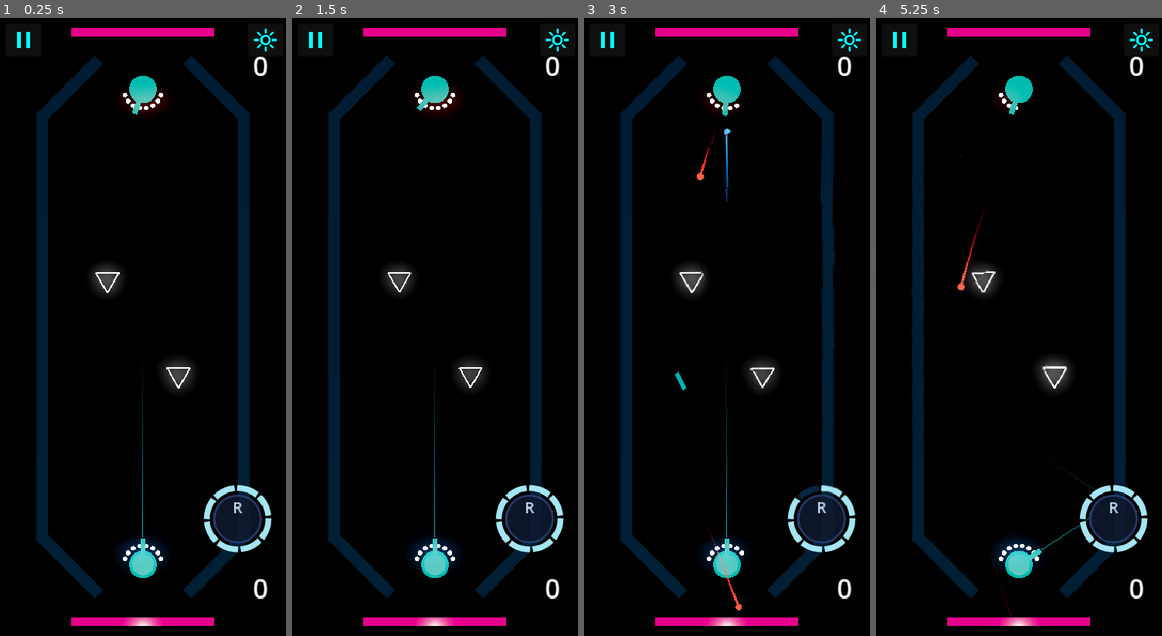
Above: before the commit, frames 1-4 (left to right).
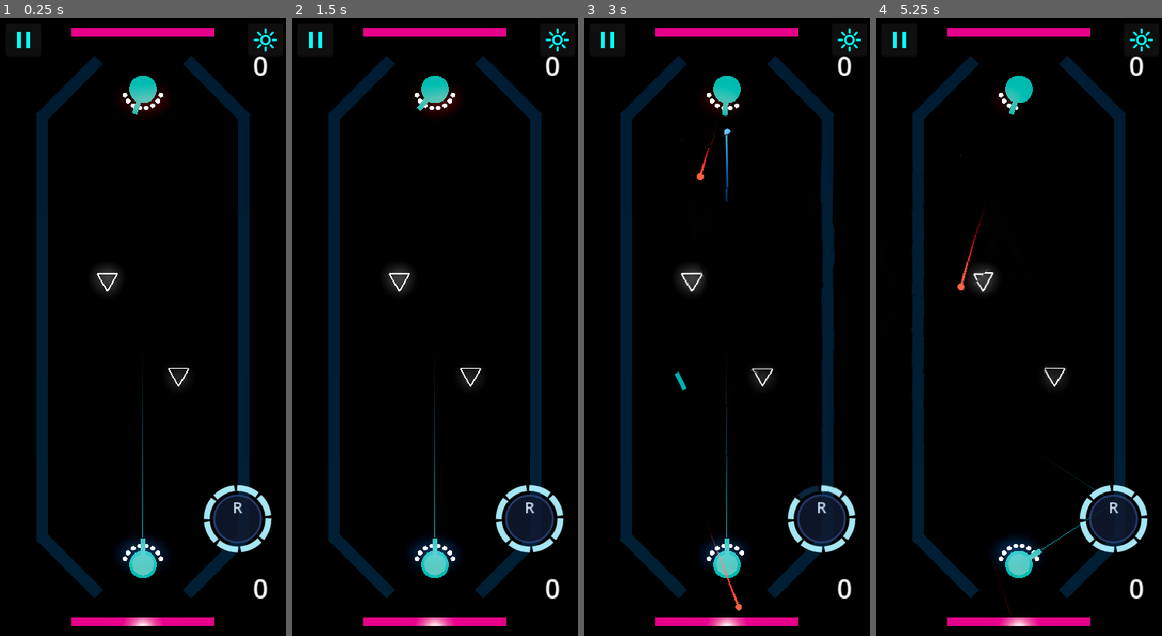
Above: after the commit, the same moments.

Repository: mchambers-mojang/sweet-vinegar-games
Game: Godot game, scene res://carom/scenes/carom_arena.tscn
Same seed, same stepped clock (60 frames per second), same inputs: the game is played once before the commit and once after it. This scene is started directly instead of the project's main scene.
Inputs (mouse positions are in pixels of both pictures, inside the frame that each line leads up to):
- Up to frame 1 (0.25 s): no input
- Up to frame 2 (1.5 s): click (314, 42) at 0.5 s; click "Resume" at 1.25 s
- Up to frame 3 (3 s): tap Enter (ui_accept) at 2 s; drag from (821, 518) to (755, 191) at 2.02 s; drag from (669, 357) to (712, 450) at 2.77 s
- Up to frame 4 (5.25 s): move the mouse to (1047, 191) at 3.52 s; hold Right (ui_right) 3.53-4.25 s; tap Ctrl at 3.6 s; drag from (1004, 450) to (933, 234) at 4.27 s; move the mouse to (1104, 419) at 5.02 s; hold Left (ui_left) from 5.03 s (still down); tap C at 5.1 s

The runs differ from the first frame. In frame 1, 0.3% of the frame differs, in the area x 33-67%, y 41-60%; in frame 2, 0.2%; in frame 3, 0.3%; in frame 4, 0.5%, in the area x 33-68%, y 40-60%.

Commit message:
fix(carom): remove scale pulse, boost arena glow for puck visibility
- Remove puck scale pulse (would affect collision shape)
- Boost environment glow: intensity 0.4->0.8, bloom 0.05->0.15
  so emission energy changes are actually visible on screen

Co-authored-by: Copilot <223556219+Copilot@users.noreply.github.com>

Diff:
--- a/carom/scenes/carom_arena.tscn
+++ b/carom/scenes/carom_arena.tscn
@@ -65,8 +65,8 @@
 tonemap_mode = 2
 tonemap_white = 1.5
 glow_enabled = true
-glow_intensity = 0.4
-glow_bloom = 0.05
+glow_intensity = 0.8
+glow_bloom = 0.15
 glow_blend_mode = 0
 
 [sub_resource type="CameraAttributesPractical" id="15"]
--- a/carom/scripts/carom_puck.gd
+++ b/carom/scripts/carom_puck.gd
@@ -71,9 +71,6 @@
 	# Also pulse albedo brightness for more visible oscillation
 	var albedo_t := lerpf(0.02, 0.15, t)
 	_puck_material.albedo_color = Color(albedo_t, albedo_t * 4.0, albedo_t * 5.0, 1.0)
-	# Also scale the puck slightly for physical feedback
-	var scale_t := lerpf(1.0, 1.15, t)
-	scale = Vector3(scale_t, 1.0, scale_t)
 
 
 func _get_pulse_frequency() -> float:
